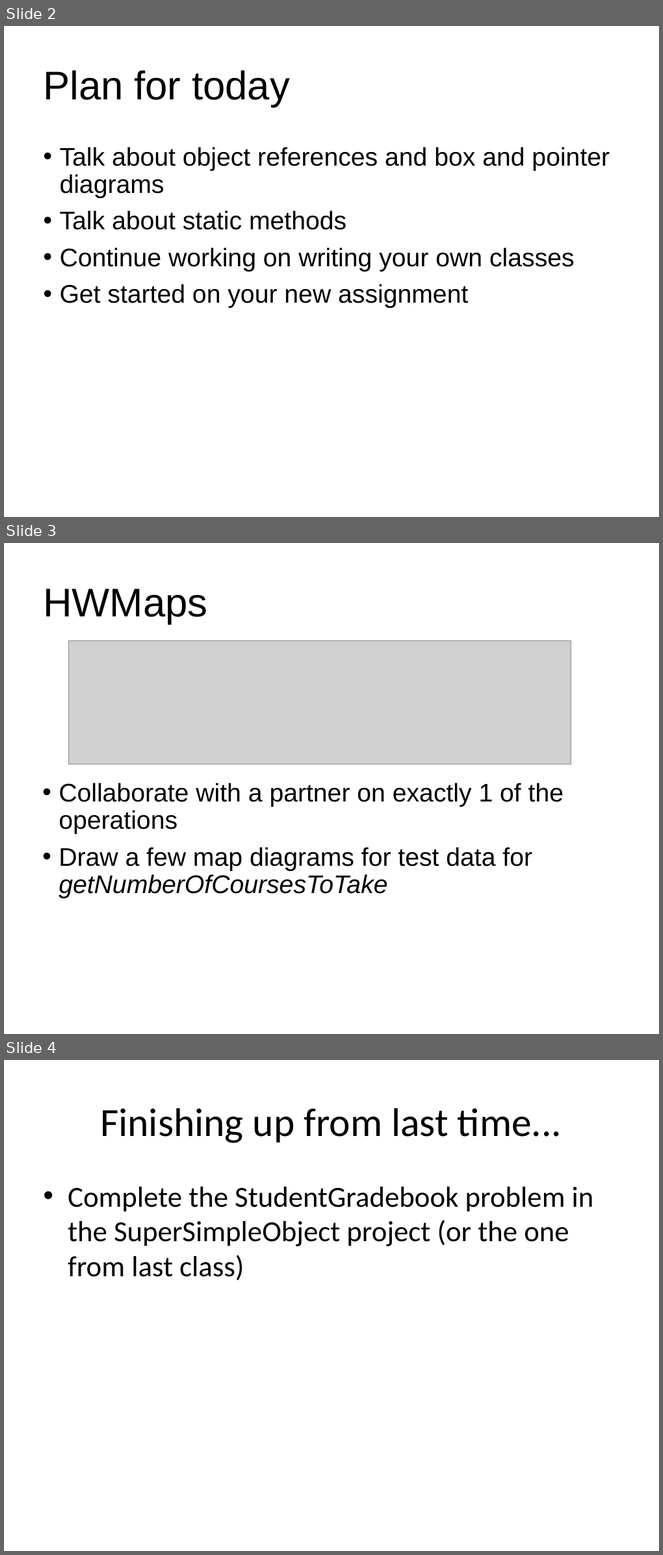
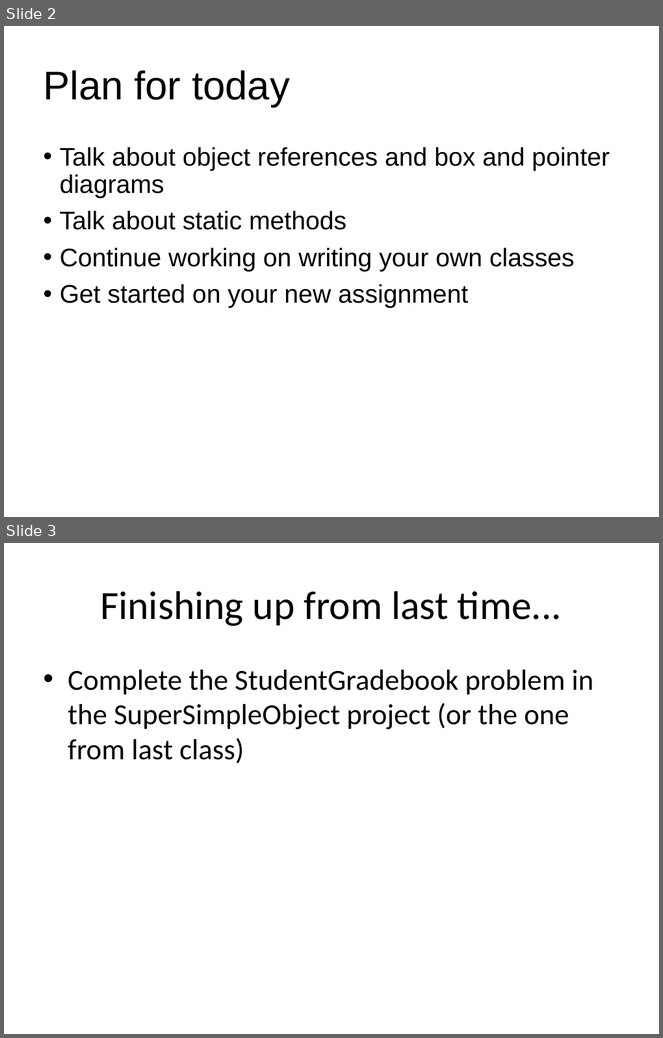
Before and after one commit to RHIT-CSSE/csse220, a slide deck: ClassMaterials/SimpleObjects/Slides/Part1-TodaysStartup.pptx. Shown one above the other, each under a label of ours: slides 2, 3 and 4 before the commit, slides 2 and 3 after it. The pictures are 663x1555 and 663x1038 pixels, drawn with LibreOffice and Linux fonts; fonts in the diff are those of the drawing; grey boxes stand for pictures. Boxes give left, top, right and bottom in pixels: in the first picture for what was removed or moved away, otherwise in the second. Text is boxed around its words. In the diff, an @@ line names an element or a change of style, - is before the commit and + after.

```diff
--- a/ClassMaterials/SimpleObjects/Slides/Part1-TodaysStartup.pptx
+++ b/ClassMaterials/SimpleObjects/Slides/Part1-TodaysStartup.pptx
@@ slide 3 removed at (4,543,659,1034), background #FFFFFF @@
@@ title removed at (43,589,207,624) @@
-HWMaps
@@ picture removed at (69,641,571,765) @@
@@ text removed at (59,783,564,899) @@
-• Collaborate with a partner on exactly 1 of the operations
-• Draw a few map diagrams for test data for getNumberOfCoursesToTake
@@ what was slide 4 is now slide 3 @@
```
Also in this commit, not shown: 1 slide changed, 2 other files.
